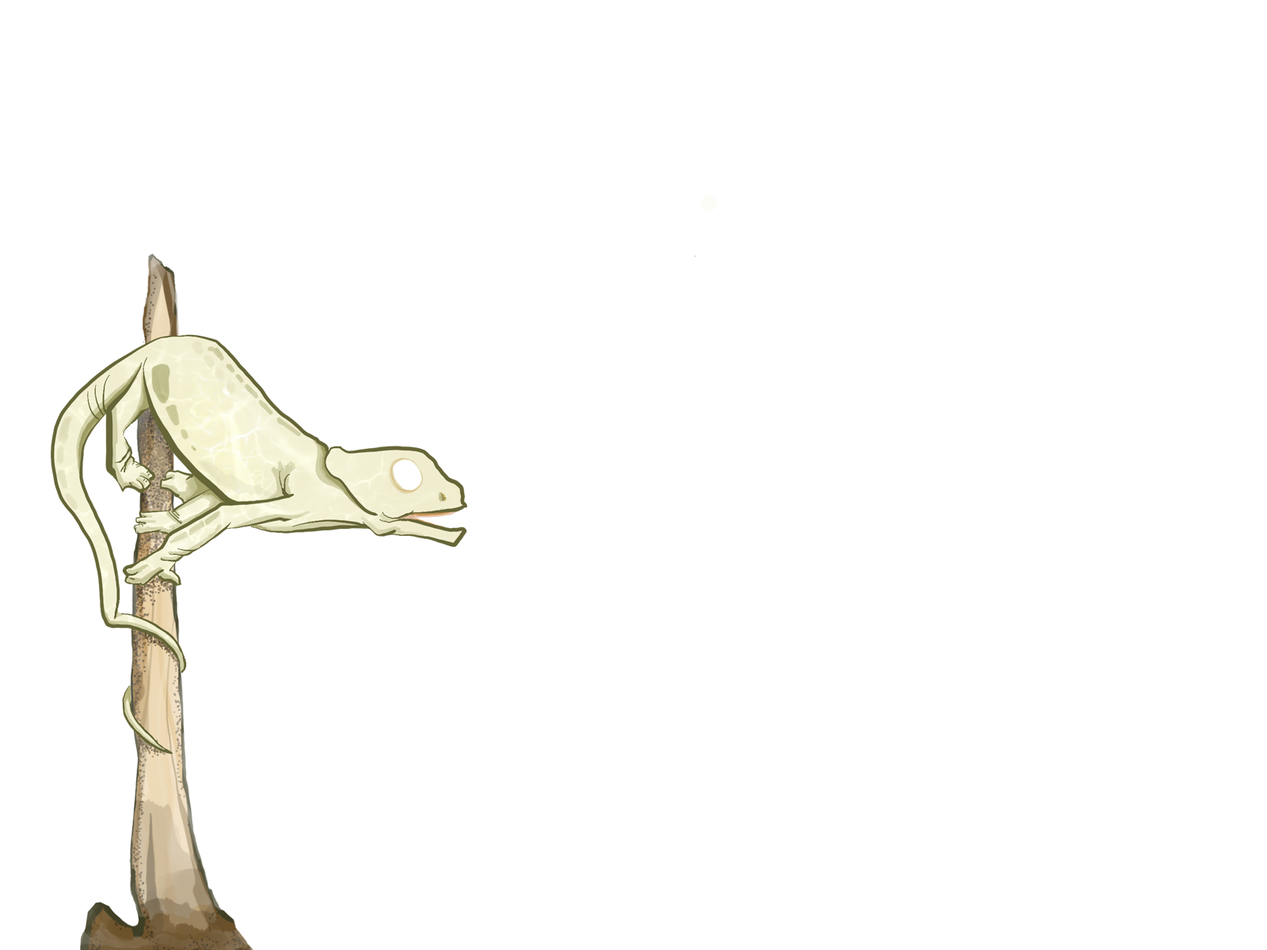
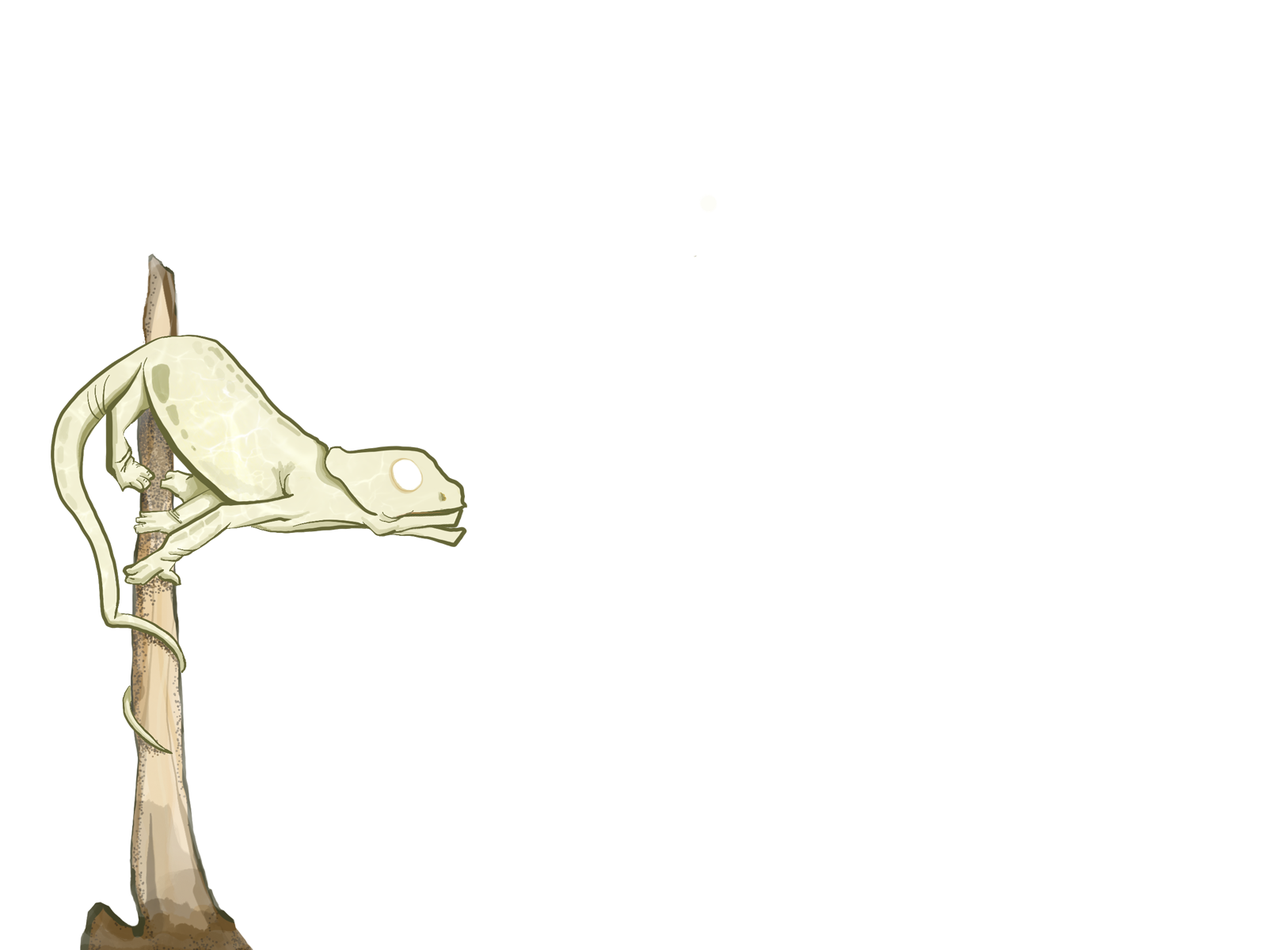
Layers edited between the first and the second 1267x950 image:
added layer "mouthClosed" above "mouthOpen" over (391, 506, 464, 534)
added layer "mouthOpen" above "Layer 1" over (392, 517, 462, 536)
painted on "Layer 1" over (392, 517, 462, 536)
showed "Layer 0" over (391, 506, 464, 536)
